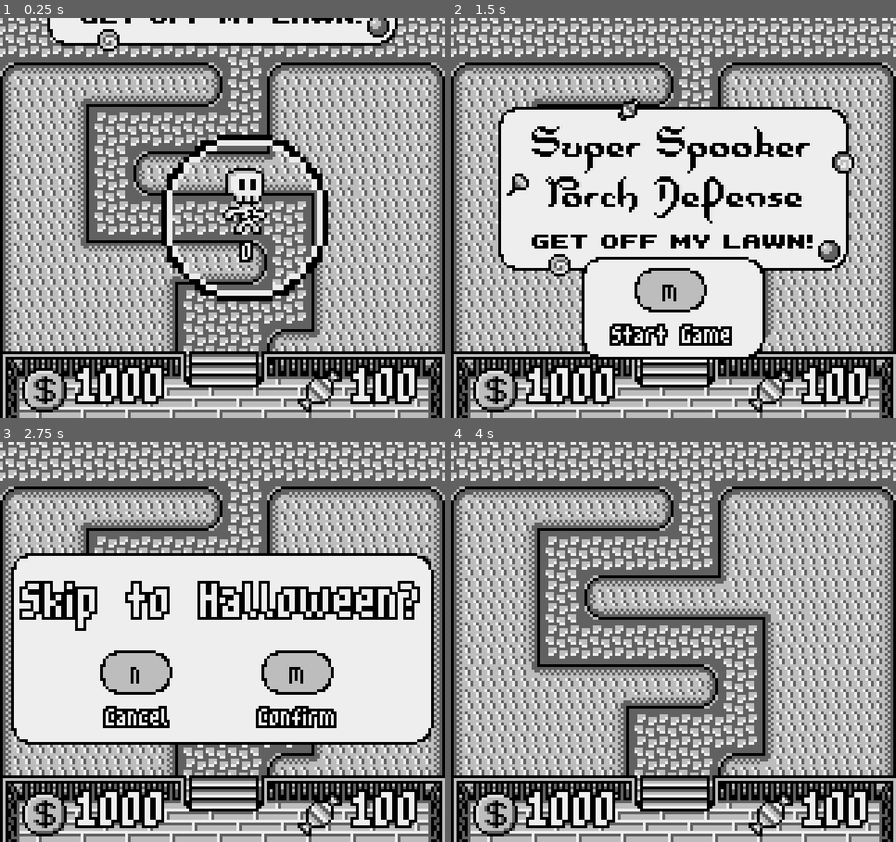
Above: before the commit, frames 1-4 (two rows, left to right).
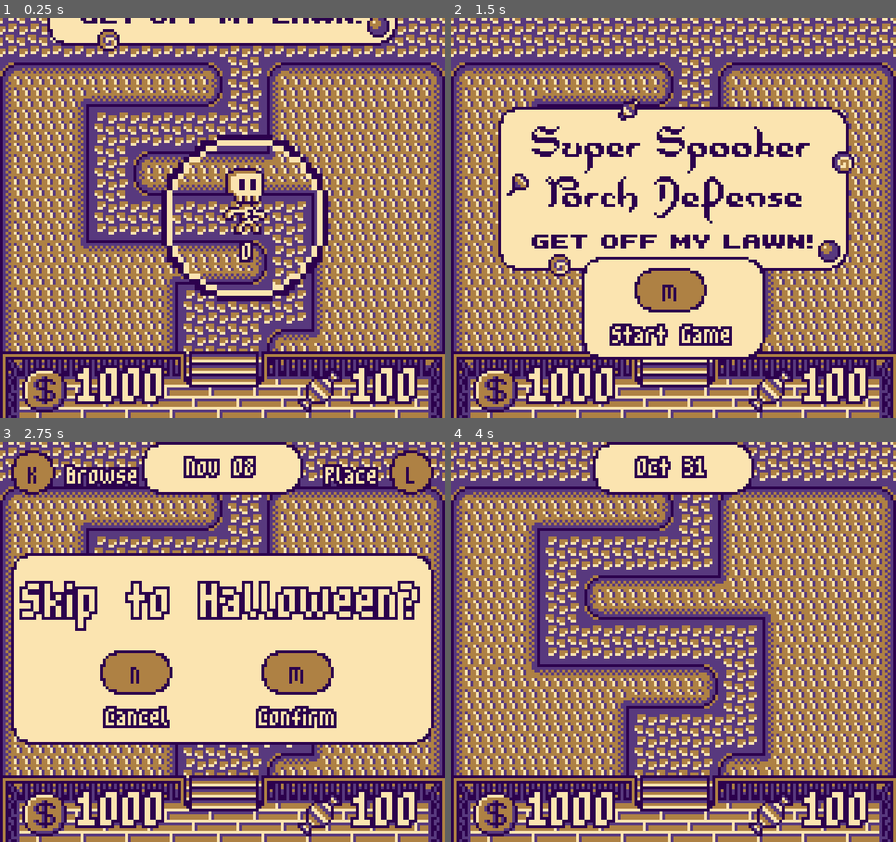
Above: after the commit, the same moments.

Repository: PGComai/GBJam12
Game: Godot game, scene res://scenes/world.tscn
The game is run twice, just before and just after one commit, with the same random seed, the same clock (stepped at 60 frames per second) and the same inputs.
Inputs:
- Up to frame 1 (0.25 s): no input
- Up to frame 2 (1.5 s): hold D (right) 0.53-1.28 s; hold L (a) 0.53-1.28 s; tap K (b) at 0.8, 1.35 s; hold S (down) from 1.28 s (still down)
- Up to frame 3 (2.75 s): tap M (start) at 1.55 s; release S (down) at 2.03 s; hold D (right) from 2.03 s (still down); hold M (start) from 2.03 s (still down); tap L (a) at 2.3 s
- Up to frame 4 (4 s): release D (right) at 2.78 s; release M (start) at 2.78 s; hold W (up) 2.78-3.53 s; tap L (a) at 2.85 s; tap K (b) at 3.05, 3.6 s; hold A (left) from 3.53 s (still down); hold M (start) from 3.53 s (still down)

The runs differ from the first frame. In frame 1, 100% of the frame differs, in the area x 0-100%, y 0-100%; in frame 2, 100%; in frame 3, 100%; in frame 4, 100%.

Commit message:
done with jam

Diff:
--- a/src/scenes/dropped_candy.tscn
+++ b/src/scenes/dropped_candy.tscn
@@ -7,3 +7,4 @@
 animation = &"new_animation"
 autoplay = "new_animation"
 frame_progress = 0.35318
+offset = Vector2(0, 4)
--- a/src/scenes/dropped_money.tscn
+++ b/src/scenes/dropped_money.tscn
@@ -70,3 +70,4 @@
 sprite_frames = SubResource("SpriteFrames_opgdh")
 autoplay = "default"
 frame_progress = 0.813974
+offset = Vector2(0, 4)
--- /dev/null
+++ b/src/scenes/testing.tscn
@@ -0,0 +1,96 @@
+[gd_scene load_steps=10 format=3 uid="uid://doewje2x0mh7i"]
+
+[ext_resource type="FontFile" uid="uid://dh6o36u8m6ivj" path="res://fonts/Not Jam Signature 21.ttf" id="1_36fvc"]
+[ext_resource type="FontFile" uid="uid://cy67brvt07dt3" path="res://fonts/04B_11__.TTF" id="2_7jmpv"]
+[ext_resource type="Texture2D" uid="uid://cbkkqmvppkna2" path="res://textures/candies-4colour-8x8.png" id="3_vchel"]
+
+[sub_resource type="StyleBoxFlat" id="StyleBoxFlat_r8yw6"]
+content_margin_top = 3.0
+bg_color = Color(0.933333, 0.933333, 0.933333, 1)
+border_width_left = 1
+border_width_top = 1
+border_width_right = 1
+border_width_bottom = 1
+border_color = Color(0, 0, 0, 1)
+corner_radius_top_left = 8
+corner_radius_top_right = 8
+corner_radius_bottom_right = 8
+corner_radius_bottom_left = 8
+expand_margin_left = 3.0
+expand_margin_right = 3.0
+expand_margin_bottom = 4.0
+anti_aliasing = false
+
+[sub_resource type="AtlasTexture" id="AtlasTexture_akkvt"]
+atlas = ExtResource("3_vchel")
+region = Rect2(0, 0, 8, 0)
+
+[sub_resource type="AtlasTexture" id="AtlasTexture_5k3as"]
+atlas = ExtResource("3_vchel")
+region = Rect2(8, 0, 8, 0)
+
+[sub_resource type="AtlasTexture" id="AtlasTexture_yqjgw"]
+atlas = ExtResource("3_vchel")
+region = Rect2(16, 0, 8, 0)
+
+[sub_resource type="AtlasTexture" id="AtlasTexture_xn2em"]
+atlas = ExtResource("3_vchel")
+region = Rect2(24, 0, 8, 0)
+
+[sub_resource type="AtlasTexture" id="AtlasTexture_5yjpm"]
+atlas = ExtResource("3_vchel")
+region = Rect2(32, 0, 8, 0)
+
+[node name="Node2D" type="Node2D"]
+
+[node name="PanelContainerTitle" type="PanelContainer" parent="."]
+custom_minimum_size = Vector2(120, 55)
+anchors_preset = 8
+anchor_left = 0.5
+anchor_top = 0.5
+anchor_right = 0.5
+anchor_bottom = 0.5
+offset_left = -60.0
+offset_top = -146.0
+offset_right = 60.0
+offset_bottom = -91.0
+grow_horizontal = 2
+grow_vertical = 2
+theme_override_styles/panel = SubResource("StyleBoxFlat_r8yw6")
+
+[node name="RichTextLabel" type="RichTextLabel" parent="PanelContainerTitle"]
+layout_mode = 2
+theme_override_fonts/normal_font = ExtResource("1_36fvc")
+theme_override_font_sizes/normal_font_size = 21
+bbcode_enabled = true
+text = "[center]Super Spooker
+Porch Defense[/center]"
+
+[node name="RichTextLabel2" type="RichTextLabel" parent="PanelContainerTitle"]
+custom_minimum_size = Vector2(0, 9.145)
+layout_mode = 2
+size_flags_vertical = 8
+theme_override_fonts/normal_font = ExtResource("2_7jmpv")
+theme_override_font_sizes/normal_font_size = 8
+bbcode_enabled = true
+text = "[center]GET OFF MY LAWN![/center]"
+
+[node name="Sprite2D1" type="Sprite2D" parent="PanelContainerTitle"]
+position = Vector2(19, 56.5)
+texture = SubResource("AtlasTexture_akkvt")
+
+[node name="Sprite2D2" type="Sprite2D" parent="PanelContainerTitle"]
+position = Vector2(121, 19.5)
+texture = SubResource("AtlasTexture_5k3as")
+
+[node name="Sprite2D3" type="Sprite2D" parent="PanelContainerTitle"]
+position = Vector2(116, 51.5)
+texture = SubResource("AtlasTexture_yqjgw")
+
+[node name="Sprite2D4" type="Sprite2D" parent="PanelContainerTitle"]
+position = Vector2(4, 27.5)
+texture = SubResource("AtlasTexture_xn2em")
+
+[node name="Sprite2D5" type="Sprite2D" parent="PanelContainerTitle"]
+position = Vector2(44, 0.5)
+texture = SubResource("AtlasTexture_5yjpm")
--- a/src/scenes/world.tscn
+++ b/src/scenes/world.tscn
@@ -36,6 +36,7 @@
 [ext_resource type="FontFile" uid="uid://cy67brvt07dt3" path="res://fonts/04B_11__.TTF" id="29_esi5l"]
 [ext_resource type="AudioStream" uid="uid://di68dh34caev1" path="res://sounds/5_sfx game over.wav" id="29_saaph"]
 [ext_resource type="Texture2D" uid="uid://cbkkqmvppkna2" path="res://textures/candies-4colour-8x8.png" id="30_blwg7"]
+[ext_resource type="AudioStream" uid="uid://brdouxr6kbdo6" path="res://sounds/gbjam12_simple_goofy.ogg" id="37_k1x2e"]
 
 [sub_resource type="TileSetAtlasSource" id="TileSetAtlasSource_qhw1h"]
 texture = ExtResource("15_q1rfu")
@@ -2608,6 +2609,8 @@
 expand_margin_bottom = 4.0
 anti_aliasing = false
 
+[sub_resource type="StyleBoxEmpty" id="StyleBoxEmpty_ubr3q"]
+
 [sub_resource type="Animation" id="Animation_bc54u"]
 length = 0.001
 tracks/0/type = "value"
@@ -2642,6 +2645,60 @@
 _data = {
 "RESET": SubResource("Animation_bc54u"),
 "intro": SubResource("Animation_6ox0q")
+}
+
+[sub_resource type="Animation" id="Animation_2p4ox"]
+length = 0.001
+tracks/0/type = "value"
+tracks/0/imported = false
+tracks/0/enabled = true
+tracks/0/path = NodePath("CanvasLayer/UX/PanelContainerDate:position")
+tracks/0/interp = 1
+tracks/0/loop_wrap = true
+tracks/0/keys = {
+"times": PackedFloat32Array(0),
+"transitions": PackedFloat32Array(1),
+"update": 0,
+"values": [Vector2(54, -20)]
+}
+
+[sub_resource type="Animation" id="Animation_02x2x"]
+resource_name = "hide_date"
+length = 0.5
+tracks/0/type = "value"
+tracks/0/imported = false
+tracks/0/enabled = true
+tracks/0/path = NodePath("CanvasLayer/UX/PanelContainerDate:position")
+tracks/0/interp = 1
+tracks/0/loop_wrap = true
+tracks/0/keys = {
+"times": PackedFloat32Array(0, 0.5),
+"transitions": PackedFloat32Array(1, 1),
+"update": 0,
+"values": [Vector2(54, 0), Vector2(54, -20)]
+}
+
+[sub_resource type="Animation" id="Animation_1kt8l"]
+resource_name = "show_date"
+length = 0.5
+tracks/0/type = "value"
+tracks/0/imported = false
+tracks/0/enabled = true
+tracks/0/path = NodePath("CanvasLayer/UX/PanelContainerDate:position")
+tracks/0/interp = 1
+tracks/0/loop_wrap = true
+tracks/0/keys = {
+"times": PackedFloat32Array(0, 0.5),
+"transitions": PackedFloat32Array(1, 1),
+"update": 0,
+"values": [Vector2(54, -20), Vector2(54, 0)]
+}
+
+[sub_resource type="AnimationLibrary" id="AnimationLibrary_72u7t"]
+_data = {
+"RESET": SubResource("Animation_2p4ox"),
+"hide_date": SubResource("Animation_02x2x"),
+"show_date": SubResource("Animation_1kt8l")
 }
 
 [node name="World" type="Node2D"]
@@ -3223,8 +3280,107 @@
 [node name="TimerStartGameFlashing" type="Timer" parent="CanvasLayer/UX/PanelContainerPressToStart"]
 wait_time = 0.6
 
+[node name="PanelContainerDate" type="PanelContainer" parent="CanvasLayer/UX"]
+layout_mode = 1
+anchors_preset = 5
+anchor_left = 0.5
+anchor_right = 0.5
+offset_left = -26.0
+offset_top = -20.0
+offset_right = 26.0
+offset_bottom = -5.0
+grow_horizontal = 2
+
+[node name="LabelDate" type="Label" parent="CanvasLayer/UX/PanelContainerDate"]
+layout_mode = 2
+theme_override_font_sizes/font_size = 16
+text = "Oct 31"
+horizontal_alignment = 1
+
+[node name="HBoxK" type="HBoxContainer" parent="CanvasLayer/UX"]
+layout_mode = 1
+offset_top = 3.0
+offset_right = 53.0
+offset_bottom = 19.0
+size_flags_horizontal = 4
+size_flags_vertical = 8
+
+[node name="VSeparator2" type="VSeparator" parent="CanvasLayer/UX/HBoxK"]
+layout_mode = 2
+theme_override_constants/separation = 4
+theme_override_styles/separator = SubResource("StyleBoxEmpty_ubr3q")
+
+[node name="Button" type="Button" parent="CanvasLayer/UX/HBoxK"]
+custom_minimum_size = Vector2(16, 16)
+layout_mode = 2
+size_flags_horizontal = 4
+size_flags_vertical = 4
+focus_mode = 0
+theme_override_colors/font_disabled_color = Color(0, 0, 0, 1)
+theme_override_colors/font_color = Color(0, 0, 0, 1)
+theme_override_font_sizes/font_size = 16
+theme_override_styles/disabled = SubResource("StyleBoxFlat_r0xy4")
+disabled = true
+text = "K"
+icon_alignment = 1
+
+[node name="VSeparator" type="VSeparator" parent="CanvasLayer/UX/HBoxK"]
+layout_mode = 2
+theme_override_constants/separation = 4
+theme_override_styles/separator = SubResource("StyleBoxEmpty_ubr3q")
+
+[node name="Label" type="Label" parent="CanvasLayer/UX/HBoxK"]
+layout_mode = 2
+theme_override_font_sizes/font_size = 16
+text = "Browse"
+horizontal_alignment = 1
+vertical_alignment = 1
+
+[node name="HBoxL" type="HBoxContainer" parent="CanvasLayer/UX"]
+layout_mode = 1
+anchors_preset = 1
+anchor_left = 1.0
+anchor_right = 1.0
+offset_left = -53.0
+offset_top = 3.0
+offset_bottom = 19.0
+grow_horizontal = 0
+size_flags_horizontal = 4
+size_flags_vertical = 8
+alignment = 2
+
+[node name="Label" type="Label" parent="CanvasLayer/UX/HBoxL"]
+layout_mode = 2
+theme_override_font_sizes/font_size = 16
+text = "Place"
+horizontal_alignment = 1
+vertical_alignment = 1
+
+[node name="VSeparator3" type="VSeparator" parent="CanvasLayer/UX/HBoxL"]
+layout_mode = 2
+theme_override_constants/separation = 4
+theme_override_styles/separator = SubResource("StyleBoxEmpty_ubr3q")
+
+[node name="Button" type="Button" parent="CanvasLayer/UX/HBoxL"]
+custom_minimum_size = Vector2(16, 16)
+layout_mode = 2
+size_flags_horizontal = 4
+size_flags_vertical = 4
+focus_mode = 0
+theme_override_colors/font_disabled_color = Color(0, 0, 0, 1)
+theme_override_colors/font_color = Color(0, 0, 0, 1)
+theme_override_font_sizes/font_size = 16
+theme_override_styles/disabled = SubResource("StyleBoxFlat_r0xy4")
+disabled = true
+text = "L"
+icon_alignment = 1
+
+[node name="VSeparator4" type="VSeparator" parent="CanvasLayer/UX/HBoxL"]
+layout_mode = 2
+theme_override_constants/separation = 4
+theme_override_styles/separator = SubResource("StyleBoxEmpty_ubr3q")
+
 [node name="ColorRect" type="ColorRect" parent="CanvasLayer"]
-visible = false
 z_index = 3
 material = ExtResource("14_jbaio")
 anchors_preset = 15
@@ -3259,6 +3415,19 @@
 [node name="AudioStreamPlayerGameOver" type="AudioStreamPlayer" parent="."]
 stream = ExtResource("29_saaph")
 volume_db = -9.862
+
+[node name="AudioStreamPlayerMusic" type="AudioStreamPlayer" parent="."]
+stream = ExtResource("37_k1x2e")
+volume_db = -3.2
+
+[node name="AnimationPlayerDate" type="AnimationPlayer" parent="."]
+libraries = {
+"": SubResource("AnimationLibrary_72u7t")
+}
+
+[node name="TimerHideDate" type="Timer" parent="."]
+wait_time = 3.0
+one_shot = true
 
 [connection signal="child_exiting_tree" from="." to="." method="_on_child_exiting_tree"]
 [connection signal="child_exiting_tree" from="TotsAndDecor" to="." method="_on_tots_and_decor_child_exiting_tree"]
@@ -3272,3 +3441,4 @@
 [connection signal="current_tot" from="CanvasLayer/UX/HBoxContainerShop/PanelShop/VBoxContainer/ItemListCustom/SubViewportItems/AtlasWorld" to="." method="_on_atlas_world_current_tot"]
 [connection signal="timeout" from="CanvasLayer/UX/PanelContainerPressToStart/TimerStartGameFlashing" to="." method="_on_timer_start_game_flashing_timeout"]
 [connection signal="animation_finished" from="AnimationPlayerIntro" to="." method="_on_animation_player_intro_animation_finished"]
+[connection signal="timeout" from="TimerHideDate" to="." method="_on_timer_hide_date_timeout"]
--- a/src/scripts/decoration.gd
+++ b/src/scripts/decoration.gd
@@ -66,7 +66,7 @@
 	if body.is_in_group("tot"):
 		if not body.running_away:
 			tots_in_range.append(body)
-			spook_dilution = 1.0 / max(float(tots_in_range.size()) * 0.1, 1.0)
+			spook_dilution = 1.0 / max(float(tots_in_range.size()) * 0.02, 1.0)
 		if not body.stop_moving:
 			body.bravery -= initial_damage * body.spook_resistance * spook_dilution * group_damage_bonus
 
@@ -75,4 +75,4 @@
 	if body.is_in_group("tot"):
 		if tots_in_range.has(body):
 			tots_in_range.erase(body)
-			spook_dilution = 1.0 / max(float(tots_in_range.size()) * 0.1, 1.0)
+			spook_dilution = 1.0 / max(float(tots_in_range.size()) * 0.02, 1.0)
--- a/src/scripts/trick_or_treater.gd
+++ b/src/scripts/trick_or_treater.gd
@@ -221,6 +221,7 @@
 	print("trick or treat!")
 	timer_trick_or_treat.start()
 	animated_sprite_2d.pause()
+	bravery = min(bravery + 5.0, bravery_max)
 
 
 func _on_timer_trick_or_treat_timeout():
--- a/src/scripts/world.gd
+++ b/src/scripts/world.gd
@@ -10,6 +10,30 @@
 const GROUP_4_INTERVAL = 19.0
 const GROUP_5_INTERVAL = 31.0
 const WITCH_INTERVAL = 10.0
+const CALENDAR_LEAP = ["Nov 01", "Nov 02", "Nov 03", "Nov 04", "Nov 05", "Nov 06", "Nov 07", "Nov 08", "Nov 09", "Nov 10", "Nov 11", "Nov 12", "Nov 13", "Nov 14", "Nov 15", "Nov 16", "Nov 17", "Nov 18", "Nov 19", "Nov 20", "Nov 21", "Nov 22", "Nov 23", "Nov 24", "Nov 25", "Nov 26", "Nov 27", "Nov 28", "Nov 29", "Nov 30",
+				"Dec 01", "Dec 02", "Dec 03", "Dec 04", "Dec 05", "Dec 06", "Dec 07", "Dec 08", "Dec 09", "Dec 10", "Dec 11", "Dec 12", "Dec 13", "Dec 14", "Dec 15", "Dec 16", "Dec 17", "Dec 18", "Dec 19", "Dec 20", "Dec 21", "Dec 22", "Dec 23", "Dec 24", "Dec 25", "Dec 26", "Dec 27", "Dec 28", "Dec 29", "Dec 30", "Dec 31",
+				"Jan 01", "Jan 02", "Jan 03", "Jan 04", "Jan 05", "Jan 06", "Jan 07", "Jan 08", "Jan 09", "Jan 10", "Jan 11", "Jan 12", "Jan 13", "Jan 14", "Jan 15", "Jan 16", "Jan 17", "Jan 18", "Jan 19", "Jan 20", "Jan 21", "Jan 22", "Jan 23", "Jan 24", "Jan 25", "Jan 26", "Jan 27", "Jan 28", "Jan 29", "Jan 30", "Jan 31",
+				"Feb 01", "Feb 02", "Feb 03", "Feb 04", "Feb 05", "Feb 06", "Feb 07", "Feb 08", "Feb 09", "Feb 10", "Feb 11", "Feb 12", "Feb 13", "Feb 14", "Feb 15", "Feb 16", "Feb 17", "Feb 18", "Feb 19", "Feb 20", "Feb 21", "Feb 22", "Feb 23", "Feb 24", "Feb 25", "Feb 26", "Feb 27", "Feb 28", "Feb 29",
+				"Mar 01", "Mar 02", "Mar 03", "Mar 04", "Mar 05", "Mar 06", "Mar 07", "Mar 08", "Mar 09", "Mar 10", "Mar 11", "Mar 12", "Mar 13", "Mar 14", "Mar 15", "Mar 16", "Mar 17", "Mar 18", "Mar 19", "Mar 20", "Mar 21", "Mar 22", "Mar 23", "Mar 24", "Mar 25", "Mar 26", "Mar 27", "Mar 28", "Mar 29", "Mar 30", "Mar 31",
+				"Apr 01", "Apr 02", "Apr 03", "Apr 04", "Apr 05", "Apr 06", "Apr 07", "Apr 08", "Apr 09", "Apr 10", "Apr 11", "Apr 12", "Apr 13", "Apr 14", "Apr 15", "Apr 16", "Apr 17", "Apr 18", "Apr 19", "Apr 20", "Apr 21", "Apr 22", "Apr 23", "Apr 24", "Apr 25", "Apr 26", "Apr 27", "Apr 28", "Apr 29", "Apr 30",
+				"May 01", "May 02", "May 03", "May 04", "May 05", "May 06", "May 07", "May 08", "May 09", "May 10", "May 11", "May 12", "May 13", "May 14", "May 15", "May 16", "May 17", "May 18", "May 19", "May 20", "May 21", "May 22", "May 23", "May 24", "May 25", "May 26", "May 27", "May 28", "May 29", "May 30", "May 31",
+				"Jun 01", "Jun 02", "Jun 03", "Jun 04", "Jun 05", "Jun 06", "Jun 07", "Jun 08", "Jun 09", "Jun 10", "Jun 11", "Jun 12", "Jun 13", "Jun 14", "Jun 15", "Jun 16", "Jun 17", "Jun 18", "Jun 19", "Jun 20", "Jun 21", "Jun 22", "Jun 23", "Jun 24", "Jun 25", "Jun 26", "Jun 27", "Jun 28", "Jun 29", "Jun 30",
+				"Jul 01", "Jul 02", "Jul 03", "Jul 04", "Jul 05", "Jul 06", "Jul 07", "Jul 08", "Jul 09", "Jul 10", "Jul 11", "Jul 12", "Jul 13", "Jul 14", "Jul 15", "Jul 16", "Jul 17", "Jul 18", "Jul 19", "Jul 20", "Jul 21", "Jul 22", "Jul 23", "Jul 24", "Jul 25", "Jul 26", "Jul 27", "Jul 28", "Jul 29", "Jul 30", "Jul 31",
+				"Aug 01", "Aug 02", "Aug 03", "Aug 04", "Aug 05", "Aug 06", "Aug 07", "Aug 08", "Aug 09", "Aug 10", "Aug 11", "Aug 12", "Aug 13", "Aug 14", "Aug 15", "Aug 16", "Aug 17", "Aug 18", "Aug 19", "Aug 20", "Aug 21", "Aug 22", "Aug 23", "Aug 24", "Aug 25", "Aug 26", "Aug 27", "Aug 28", "Aug 29", "Aug 30", "Aug 31",
+				"Sep 01", "Sep 02", "Sep 03", "Sep 04", "Sep 05", "Sep 06", "Sep 07", "Sep 08", "Sep 09", "Sep 10", "Sep 11", "Sep 12", "Sep 13", "Sep 14", "Sep 15", "Sep 16", "Sep 17", "Sep 18", "Sep 19", "Sep 20", "Sep 21", "Sep 22", "Sep 23", "Sep 24", "Sep 25", "Sep 26", "Sep 27", "Sep 28", "Sep 29", "Sep 30",
+				"Oct 01", "Oct 02", "Oct 03", "Oct 04", "Oct 05", "Oct 06", "Oct 07", "Oct 08", "Oct 09", "Oct 10", "Oct 11", "Oct 12", "Oct 13", "Oct 14", "Oct 15", "Oct 16", "Oct 17", "Oct 18", "Oct 19", "Oct 20", "Oct 21", "Oct 22", "Oct 23", "Oct 24", "Oct 25", "Oct 26", "Oct 27", "Oct 28", "Oct 29", "Oct 30", "Oct 31"]
+const CALENDAR = ["Nov 01", "Nov 02", "Nov 03", "Nov 04", "Nov 05", "Nov 06", "Nov 07", "Nov 08", "Nov 09", "Nov 10", "Nov 11", "Nov 12", "Nov 13", "Nov 14", "Nov 15", "Nov 16", "Nov 17", "Nov 18", "Nov 19", "Nov 20", "Nov 21", "Nov 22", "Nov 23", "Nov 24", "Nov 25", "Nov 26", "Nov 27", "Nov 28", "Nov 29", "Nov 30",
+				"Dec 01", "Dec 02", "Dec 03", "Dec 04", "Dec 05", "Dec 06", "Dec 07", "Dec 08", "Dec 09", "Dec 10", "Dec 11", "Dec 12", "Dec 13", "Dec 14", "Dec 15", "Dec 16", "Dec 17", "Dec 18", "Dec 19", "Dec 20", "Dec 21", "Dec 22", "Dec 23", "Dec 24", "Dec 25", "Dec 26", "Dec 27", "Dec 28", "Dec 29", "Dec 30", "Dec 31",
+				"Jan 01", "Jan 02", "Jan 03", "Jan 04", "Jan 05", "Jan 06", "Jan 07", "Jan 08", "Jan 09", "Jan 10", "Jan 11", "Jan 12", "Jan 13", "Jan 14", "Jan 15", "Jan 16", "Jan 17", "Jan 18", "Jan 19", "Jan 20", "Jan 21", "Jan 22", "Jan 23", "Jan 24", "Jan 25", "Jan 26", "Jan 27", "Jan 28", "Jan 29", "Jan 30", "Jan 31",
+				"Feb 01", "Feb 02", "Feb 03", "Feb 04", "Feb 05", "Feb 06", "Feb 07", "Feb 08", "Feb 09", "Feb 10", "Feb 11", "Feb 12", "Feb 13", "Feb 14", "Feb 15", "Feb 16", "Feb 17", "Feb 18", "Feb 19", "Feb 20", "Feb 21", "Feb 22", "Feb 23", "Feb 24", "Feb 25", "Feb 26", "Feb 27", "Feb 28",
+				"Mar 01", "Mar 02", "Mar 03", "Mar 04", "Mar 05", "Mar 06", "Mar 07", "Mar 08", "Mar 09", "Mar 10", "Mar 11", "Mar 12", "Mar 13", "Mar 14", "Mar 15", "Mar 16", "Mar 17", "Mar 18", "Mar 19", "Mar 20", "Mar 21", "Mar 22", "Mar 23", "Mar 24", "Mar 25", "Mar 26", "Mar 27", "Mar 28", "Mar 29", "Mar 30", "Mar 31",
+				"Apr 01", "Apr 02", "Apr 03", "Apr 04", "Apr 05", "Apr 06", "Apr 07", "Apr 08", "Apr 09", "Apr 10", "Apr 11", "Apr 12", "Apr 13", "Apr 14", "Apr 15", "Apr 16", "Apr 17", "Apr 18", "Apr 19", "Apr 20", "Apr 21", "Apr 22", "Apr 23", "Apr 24", "Apr 25", "Apr 26", "Apr 27", "Apr 28", "Apr 29", "Apr 30",
+				"May 01", "May 02", "May 03", "May 04", "May 05", "May 06", "May 07", "May 08", "May 09", "May 10", "May 11", "May 12", "May 13", "May 14", "May 15", "May 16", "May 17", "May 18", "May 19", "May 20", "May 21", "May 22", "May 23", "May 24", "May 25", "May 26", "May 27", "May 28", "May 29", "May 30", "May 31",
+				"Jun 01", "Jun 02", "Jun 03", "Jun 04", "Jun 05", "Jun 06", "Jun 07", "Jun 08", "Jun 09", "Jun 10", "Jun 11", "Jun 12", "Jun 13", "Jun 14", "Jun 15", "Jun 16", "Jun 17", "Jun 18", "Jun 19", "Jun 20", "Jun 21", "Jun 22", "Jun 23", "Jun 24", "Jun 25", "Jun 26", "Jun 27", "Jun 28", "Jun 29", "Jun 30",
+				"Jul 01", "Jul 02", "Jul 03", "Jul 04", "Jul 05", "Jul 06", "Jul 07", "Jul 08", "Jul 09", "Jul 10", "Jul 11", "Jul 12", "Jul 13", "Jul 14", "Jul 15", "Jul 16", "Jul 17", "Jul 18", "Jul 19", "Jul 20", "Jul 21", "Jul 22", "Jul 23", "Jul 24", "Jul 25", "Jul 26", "Jul 27", "Jul 28", "Jul 29", "Jul 30", "Jul 31",
+				"Aug 01", "Aug 02", "Aug 03", "Aug 04", "Aug 05", "Aug 06", "Aug 07", "Aug 08", "Aug 09", "Aug 10", "Aug 11", "Aug 12", "Aug 13", "Aug 14", "Aug 15", "Aug 16", "Aug 17", "Aug 18", "Aug 19", "Aug 20", "Aug 21", "Aug 22", "Aug 23", "Aug 24", "Aug 25", "Aug 26", "Aug 27", "Aug 28", "Aug 29", "Aug 30", "Aug 31",
+				"Sep 01", "Sep 02", "Sep 03", "Sep 04", "Sep 05", "Sep 06", "Sep 07", "Sep 08", "Sep 09", "Sep 10", "Sep 11", "Sep 12", "Sep 13", "Sep 14", "Sep 15", "Sep 16", "Sep 17", "Sep 18", "Sep 19", "Sep 20", "Sep 21", "Sep 22", "Sep 23", "Sep 24", "Sep 25", "Sep 26", "Sep 27", "Sep 28", "Sep 29", "Sep 30",
+				"Oct 01", "Oct 02", "Oct 03", "Oct 04", "Oct 05", "Oct 06", "Oct 07", "Oct 08", "Oct 09", "Oct 10", "Oct 11", "Oct 12", "Oct 13", "Oct 14", "Oct 15", "Oct 16", "Oct 17", "Oct 18", "Oct 19", "Oct 20", "Oct 21", "Oct 22", "Oct 23", "Oct 24", "Oct 25", "Oct 26", "Oct 27", "Oct 28", "Oct 29", "Oct 30", "Oct 31"]
 
 
 @export var trick_or_treater: PackedScene
@@ -87,6 +111,7 @@
 		if game_started != value:
 			_game_started_changed(value)
 		game_started = value
+var music_fade_out := false
 
 
 @onready var cursor = $Cursor
@@ -129,6 +154,14 @@
 @onready var animation_player_intro = $AnimationPlayerIntro
 @onready var timer_start_game_flashing = $CanvasLayer/UX/PanelContainerPressToStart/TimerStartGameFlashing
 @onready var v_box_confirm = $CanvasLayer/UX/PanelContainerPressToStart/VBoxConfirm
+@onready var audio_stream_player_music = $AudioStreamPlayerMusic
+@onready var panel_container_date = $CanvasLayer/UX/PanelContainerDate
+@onready var label_date = $CanvasLayer/UX/PanelContainerDate/LabelDate
+@onready var animation_player_date = $AnimationPlayerDate
+@onready var timer_hide_date = $TimerHideDate
+@onready var h_box_k = $CanvasLayer/UX/HBoxK
+@onready var h_box_l = $CanvasLayer/UX/HBoxL
+
 
 
 # Called when the node enters the scene tree for the first time.
@@ -153,6 +186,9 @@
 	shop_world.items = shop_items
 	atlas_world.tots = atlas_tots
 	atlas_world.visible = false
+
+	h_box_k.visible = false
+	h_box_l.visible = false
 
 	h_box_container_shop.visible = false
 	panel_container_game_over.visible = false
@@ -289,21 +325,39 @@
 
 # Called every frame. 'delta' is the elapsed time since the previous frame.
 func _process(delta):
-	if cursor_enabled and not game_over:
-		cursor.global_position = cursor_pos
-		on_grass = is_on_grass(cursor_pos)
-		if decoration_locations.has(Vector2i(cursor_pos)):
-			hovered_decoration = decoration_locations[Vector2i(cursor_pos)]
-		else:
-			hovered_decoration = null
+	if not game_over:
+		if cursor_enabled:
+			cursor.global_position = cursor_pos
+			on_grass = is_on_grass(cursor_pos)
+			if decoration_locations.has(Vector2i(cursor_pos)):
+				hovered_decoration = decoration_locations[Vector2i(cursor_pos)]
+			else:
+				hovered_decoration = null
+		if phase == 0 and game_started:
+			if fmod(float(halloween_counter), 4.0) == 0.0:
+				var time_left = timer_building_phase.time_left
+				var date_idx = floori(remap(-time_left, -60.0, 0.0, 0.0, 365.9))
+				label_date.text = CALENDAR_LEAP[date_idx]
+			else:
+				var time_left = timer_building_phase.time_left
+				var date_idx = floori(remap(-time_left, -60.0, 0.0, 0.0, 364.9))
+				label_date.text = CALENDAR[date_idx]
+	if music_fade_out:
+		audio_stream_player_music.volume_db -= delta * 5.0
+		if audio_stream_player_music.volume_db < -20.0:
+			audio_stream_player_music.stop()
+			music_fade_out = false
 
 
 func _game_started_changed(value: bool):
 	if value:
+		animation_player_date.play("show_date")
 		timer_building_phase.start()
 		panel_container_title.visible = false
 		panel_container_press_to_start.visible = false
 		audio_stream_player_buy.play()
+		h_box_k.visible = true
+		h_box_l.visible = true
 
 
 func _game_over():
@@ -356,6 +410,8 @@
 
 func _change_shop_open(value: bool):
 	h_box_container_shop.visible = value
+	h_box_k.visible = not value
+	h_box_l.visible = not value
 	if value:
 		if current_tab == 0:
 			shop_world.open = true
@@ -455,6 +511,9 @@
 func _change_phase(value: int):
 	if not game_over:
 		if value == 0:# build
+			h_box_k.visible = true
+			h_box_l.visible = true
+			animation_player_date.play("show_date")
 			for dm in get_tree().get_nodes_in_group("dropped_money"):
 				dm.queue_free()
 				money += 10
@@ -466,16 +525,19 @@
 			waiting_for_halloween_to_end = false
 			#sprite_range.visible = true
 			print("building phase")
-			#for tot in get_tree().get_nodes_in_group("tot"):
-				#tot.speed = 30.0
+			music_fade_out = true
 		else:# halloween
+			h_box_k.visible = false
+			h_box_l.visible = false
+			timer_hide_date.start()
+			label_date.text = "Oct 31"
 			for ts in get_tree().get_nodes_in_group("tombstone"):
 				var damage_bonus = 1.0
 				var range_bonus = 1.0
 				for ots in get_tree().get_nodes_in_group("tombstone"):
 					if ts != ots:
 						var dist = ts.global_position.distance_squared_to(ots.global_position)
-						var strength_boost = 1.0 + ((1.0 - remap(clampf(dist, 256.0, 3600.0), 256.0, 3600.0, 0.0, 1.0)) * 0.07)
+						var strength_boost = 1.0 + ((1.0 - remap(clampf(dist, 256.0, 3600.0), 256.0, 3600.0, 0.0, 1.0)) * 0.04)
 						damage_bonus *= strength_boost
 						range_bonus *= strength_boost
 				ts.group_damage_bonus = damage_bonus
@@ -493,6 +555,9 @@
 			tot_interval = MAX_TOT_INTERVAL / counter_pow_0p5
 			timer_spawn.start(tot_interval)
 			print("halloween phase")
+			music_fade_out = false
+			audio_stream_player_music.volume_db = -3.2
+			audio_stream_player_music.play()
 
 
 func is_on_grass(point: Vector2) -> bool:
@@ -573,3 +638,7 @@
 
 func _on_timer_start_game_flashing_timeout():
 	v_box_confirm.visible = not v_box_confirm.visible
+
+
+func _on_timer_hide_date_timeout():
+	animation_player_date.play("hide_date")
--- a/src/textures/colormaps/colormap_dark_purple_light_orange.tres
+++ b/src/textures/colormaps/colormap_dark_purple_light_orange.tres
@@ -2,5 +2,5 @@
 
 [resource]
 interpolation_mode = 1
-offsets = PackedFloat32Array(0, 0.229299, 0.732484, 0.802548)
+offsets = PackedFloat32Array(0, 0.235669, 0.732484, 0.802548)
 colors = PackedColorArray(0.174804, 0.00633949, 0.305829, 1, 0.348595, 0.224009, 0.495016, 1, 0.682778, 0.509007, 0.26924, 1, 0.987644, 0.894726, 0.690666, 1)
Not shown, changed: src/TODO.txt
Not shown: 1 places in src/scenes/world.tscn that only renumber resources
Not shown, added: src/sounds/gbjam12_simple_goofy.ogg.import
Not shown, added: src/sounds/gbjam12_simple_goofy.ogg
